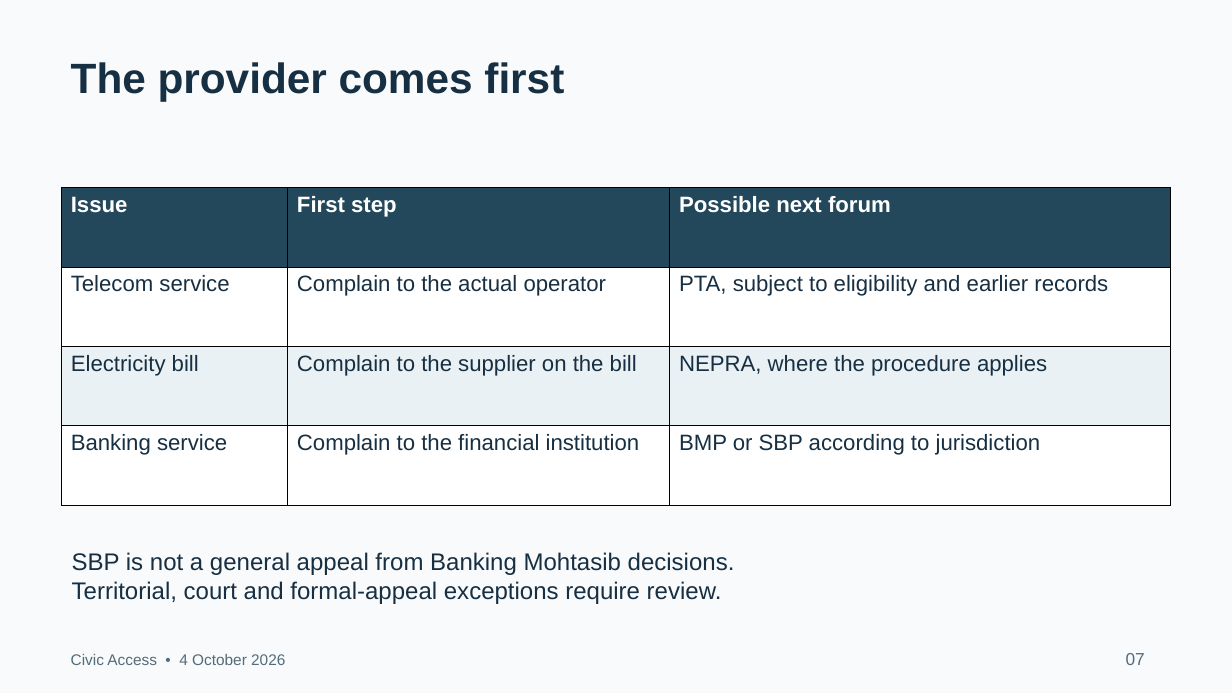
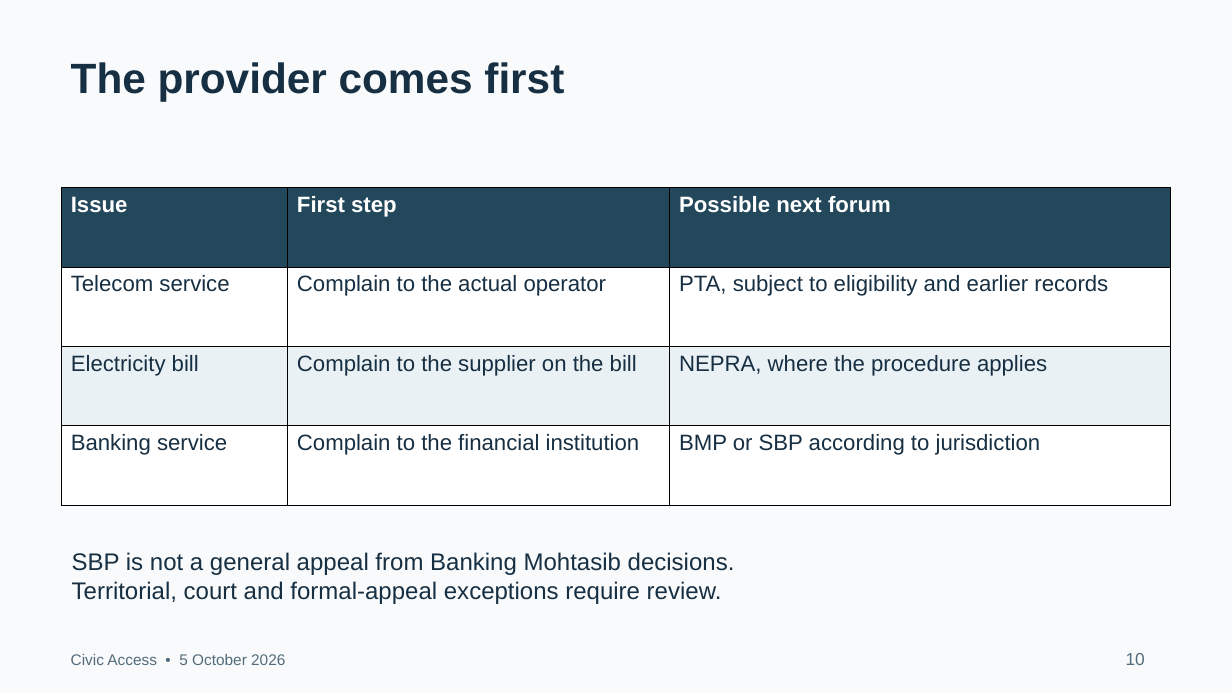
Before and after one commit to ahmadsajjad-logix/public-grievance-platform, a slide deck: slide 10 of docs/Civic Access Project Presentation.pptx (slide 7 before the commit). Drawn at 1232x693 pixels with LibreOffice and Linux fonts; fonts in the diff are those of the drawing. Boxes give left, top, right and bottom in pixels: in the first picture for what was removed or moved away, otherwise in the second. Text is boxed around its words. In the diff, an @@ line names an element or a change of style, - is before the commit and + after.

```diff
--- a/docs/Civic Access Project Presentation.pptx
+++ b/docs/Civic Access Project Presentation.pptx
@@ text at (71,654,285,665): text changed @@
-Civic Access • 4 October 2026
+Civic Access • 5 October 2026
@@ text at (1126,653,1145,665): text changed @@
-07
+10
```
Also in this commit, not shown: 12 other slides changed, 3 slides added, 2 other files.
